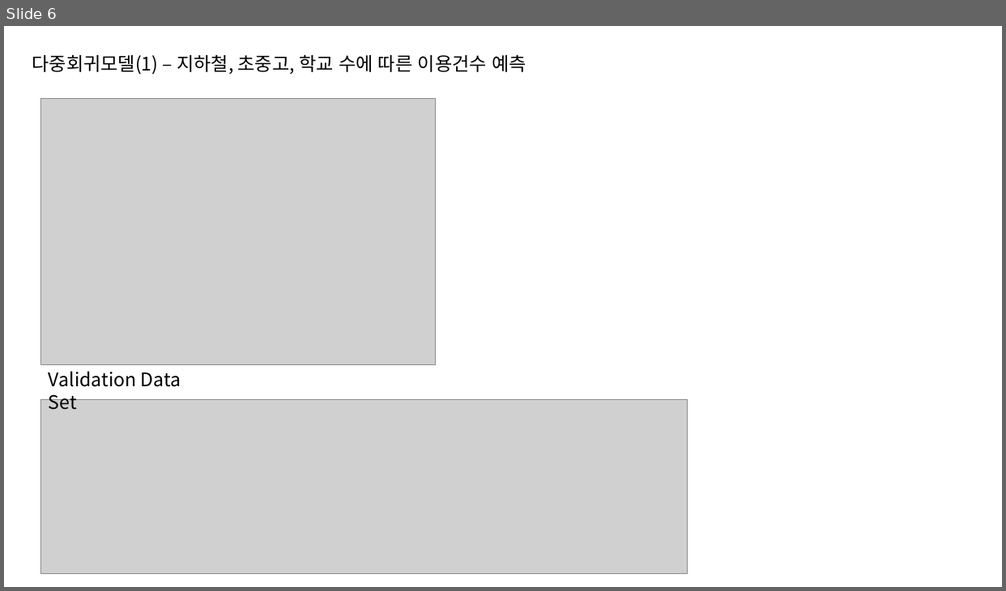
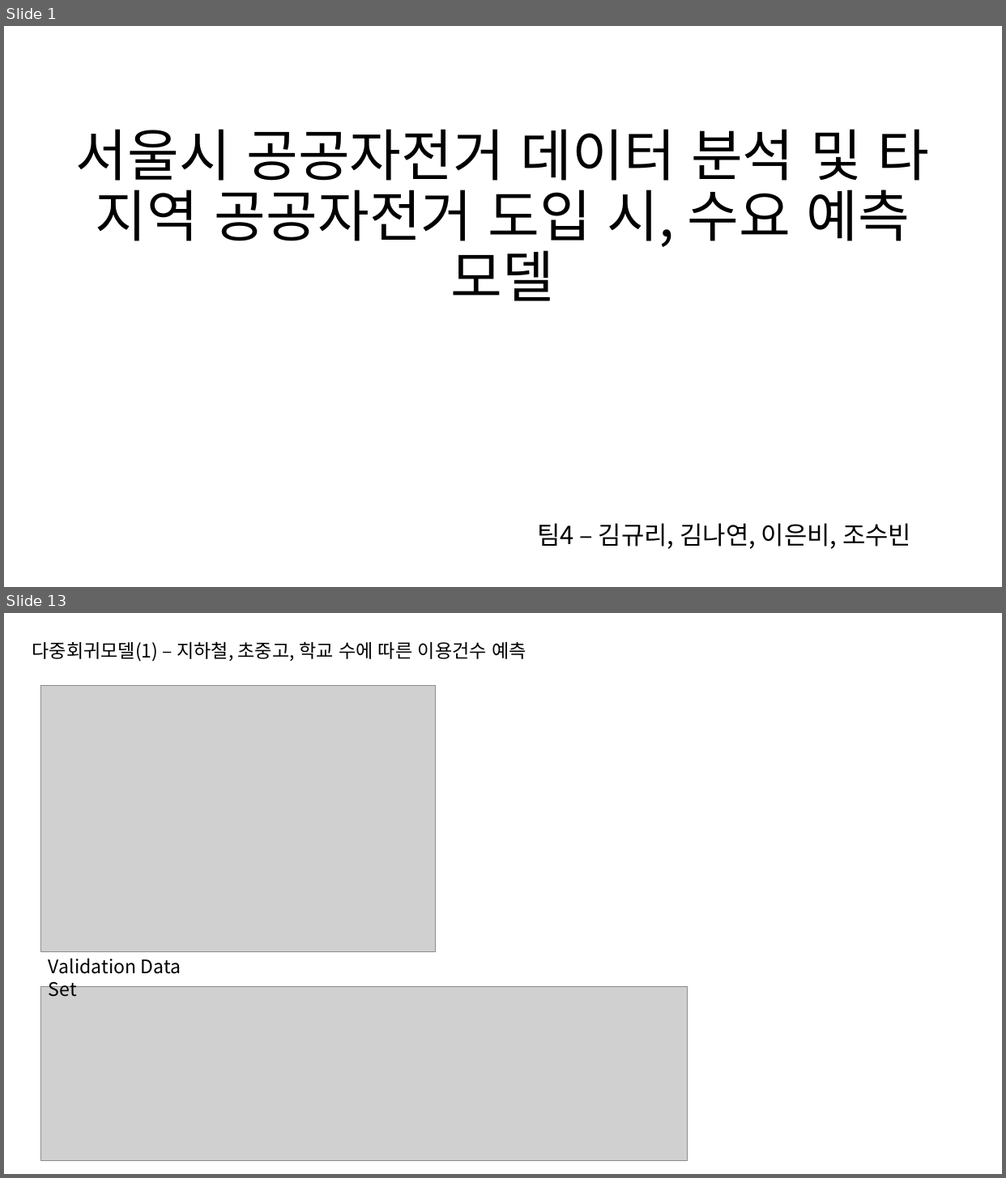
Before and after one commit to nyeoni/R-bike-analysis, a slide deck: FinalProject.pptx. Shown one above the other, each under a label of ours: slide 6 before the commit, slides 1 and 13 after it; the slides between them are not shown. The pictures are 1006x591 and 1006x1178 pixels, drawn with LibreOffice and Linux fonts; fonts in the diff are those of the drawing; grey boxes stand for pictures. Boxes give left, top, right and bottom in pixels: in the first picture for what was removed or moved away, otherwise in the second. Text is boxed around its words. In the diff, an @@ line names an element or a change of style, - is before the commit and + after.

```diff
--- a/FinalProject.pptx
+++ b/FinalProject.pptx
@@ slide 1 added at <box>4,26,1002,587</box>, background #FFFFFF @@
@@ title added at <box>76,129,929,301</box>, 54 pt, text #000000 @@
+서울시 공공자전거 데이터 분석 및 타 지역 공공자전거 도입 시, 수요 예측 모델
@@ subtitle added at <box>537,523,911,549</box>, 24 pt, text #000000 @@
+팀4 – 김규리, 김나연, 이은비, 조수빈
@@ what was slide 6 is now slide 13 @@
```
Also in this commit, not shown: 1 slide changed, 10 other slides added, 6 slides removed, 1 other file.
